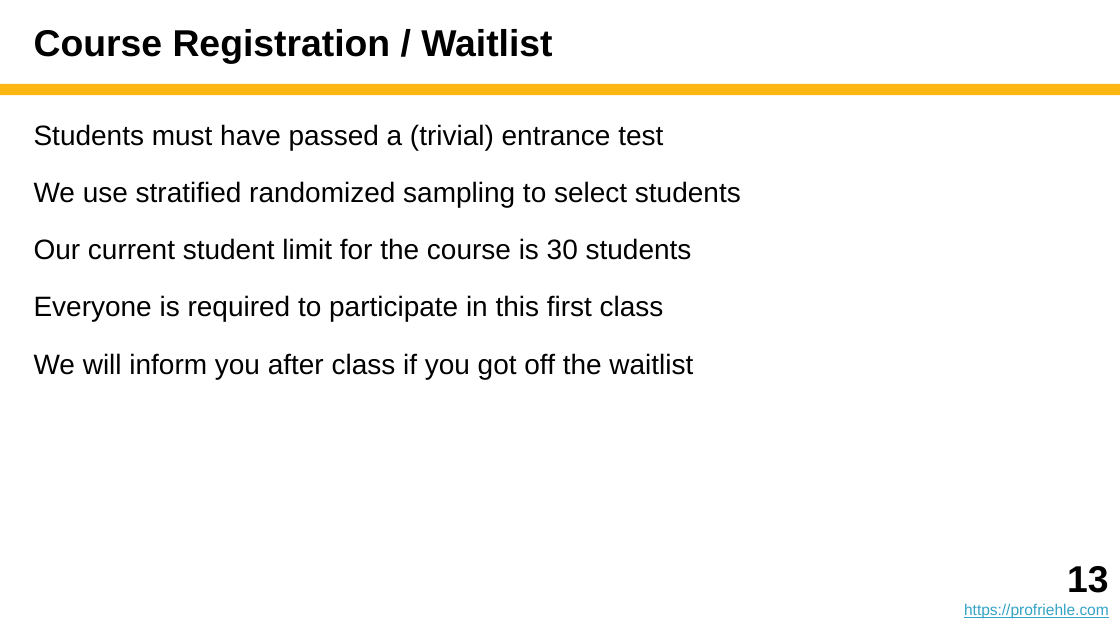
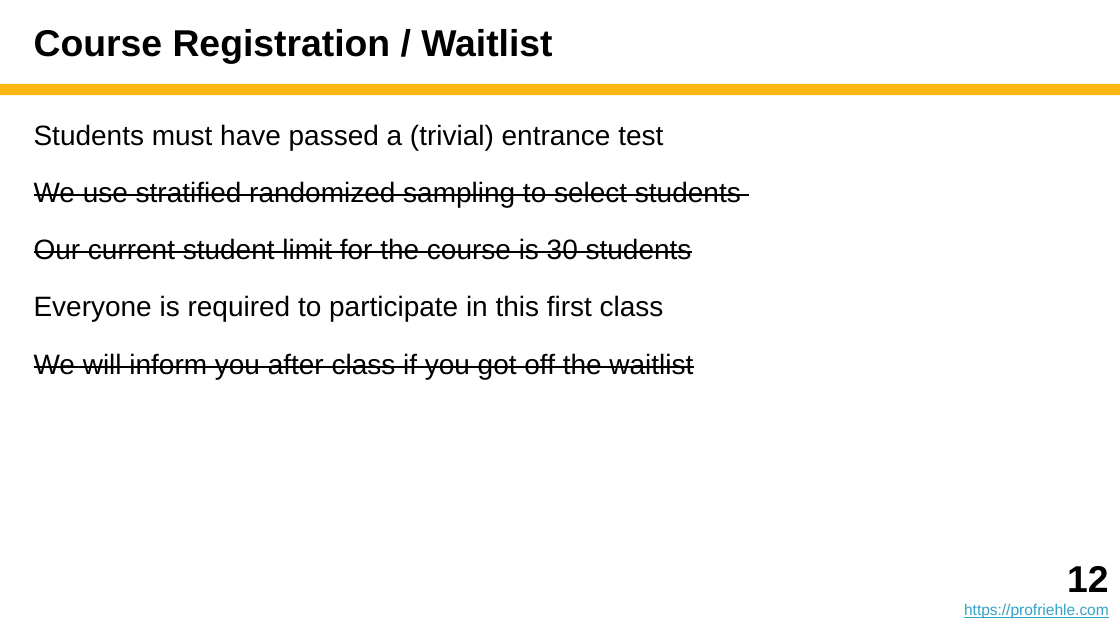
Before and after one commit to dirkriehle/adap-course, a slide deck: slide 12 of Lecture slides/ADAP A01 - Introduction.pptx (slide 13 before the commit). Drawn at 1120x630 pixels with LibreOffice and Linux fonts; fonts in the diff are those of the drawing. Boxes give left, top, right and bottom in pixels: in the first picture for what was removed or moved away, otherwise in the second. Text is boxed around its words. In the diff, an @@ line names an element or a change of style, - is before the commit and + after.

Commit message:
Updated slides after A01 lecture set

```diff
--- a/Lecture slides/ADAP A01 - Introduction.pptx
+++ b/Lecture slides/ADAP A01 - Introduction.pptx
@@ text at (x1=34, y1=181, x2=741, y2=379): strikethrough on in "We use stratified randomized sampling to select ...", "Our current student limit for the course ...", "We will inform you after class if ..." @@
@@ text at (x1=1067, y1=566, x2=1108, y2=592): text changed @@
-13
+12
```
Also in this commit, not shown: 3 other slides changed, 5 other files.
